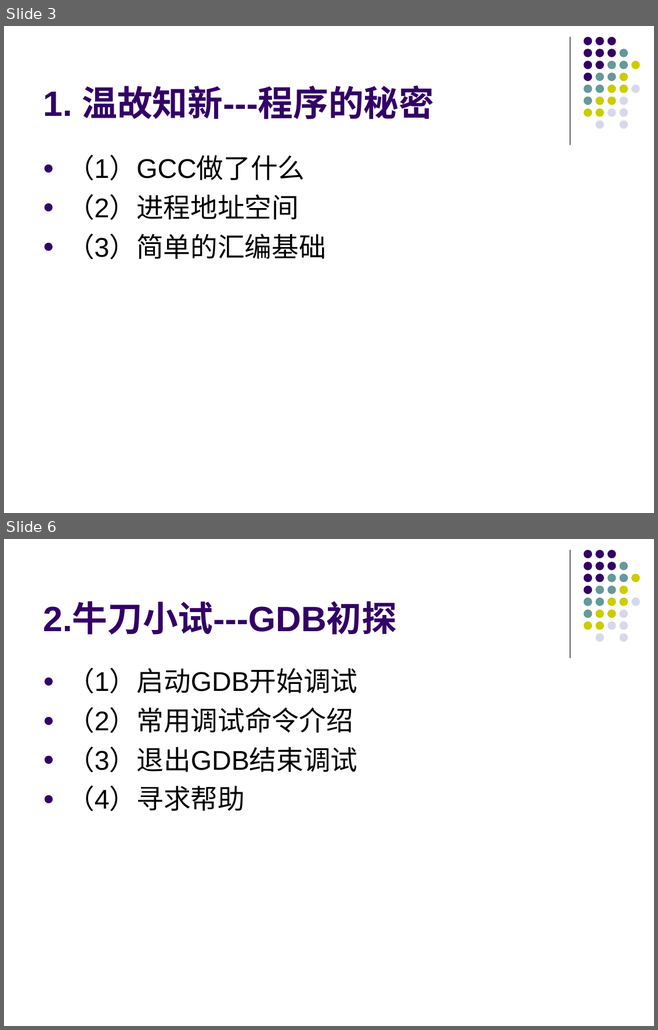
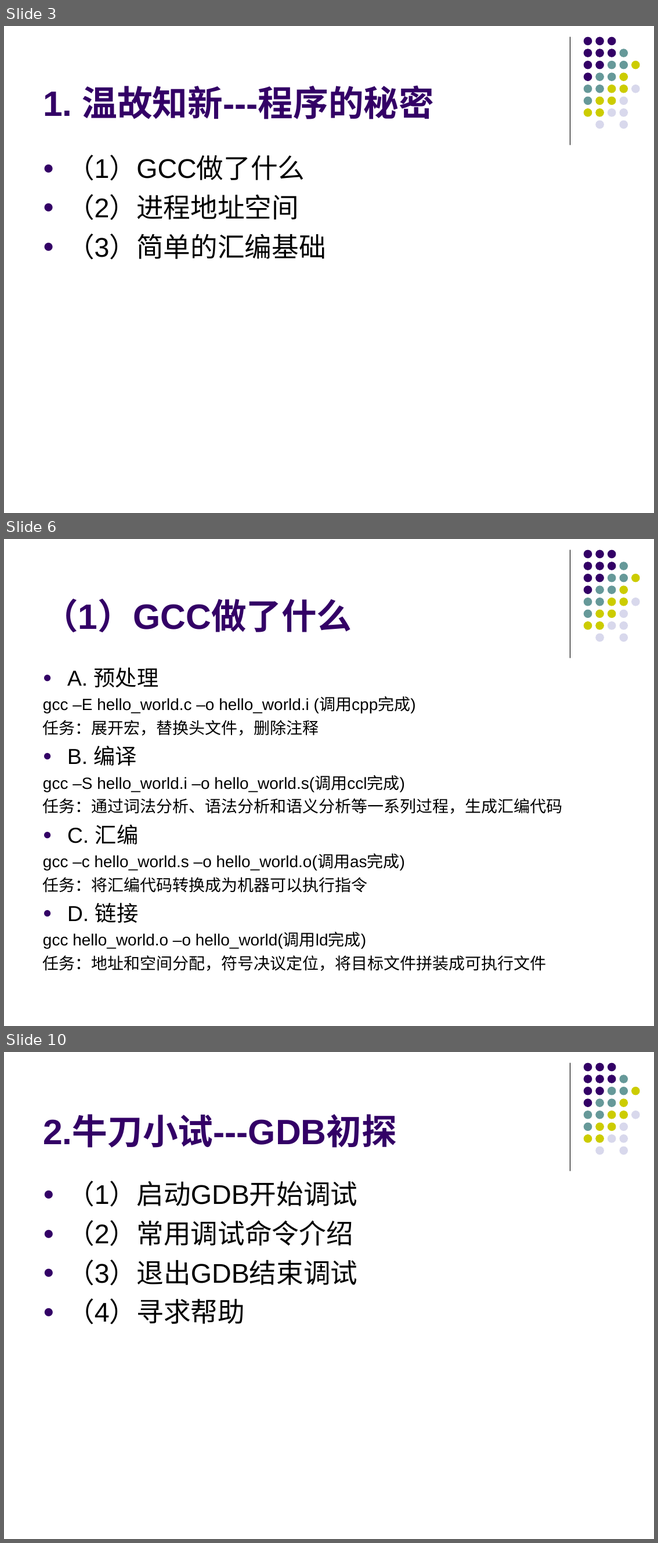
Before and after one commit to KublaikhanGeek/reactor, a slide deck: docs/手把手教你玩转GDB/手把手教你玩转GDB.ppt. Shown one above the other, each under a label of ours: slides 3 and 6 before the commit, slides 3, 6 and 10 after it; the slides between them are not shown. The pictures are 658x1030 and 658x1543 pixels, drawn with LibreOffice and Linux fonts; fonts in the diff are those of the drawing. Boxes give left, top, right and bottom in pixels: in the first picture for what was removed or moved away, otherwise in the second. Text is boxed around its words. In the diff, an @@ line names an element or a change of style, - is before the commit and + after.

```diff
--- a/docs/手把手教你玩转GDB/手把手教你玩转GDB.ppt
+++ b/docs/手把手教你玩转GDB/手把手教你玩转GDB.ppt
@@ slide 6 added at box(4, 539, 654, 1026), background #FFFFFF; not listed: 32 template elements that a slide beside it also shows @@
@@ title added at box(43, 599, 352, 632), 39 pt, text #330066, bold @@
+（1）GCC做了什么
@@ text added at box(43, 667, 563, 971), 18 pt, text #000000 @@
+● A. 预处理
+gcc –E hello_world.c –o hello_world.i (调用cpp完成)
+任务：展开宏，替换头文件，删除注释
+● B. 编译
+gcc –S hello_world.i –o hello_world.s(调用ccl完成)
+任务：通过词法分析、语法分析和语义分析等一系列过程，生成汇编代码
+● C. 汇编
+gcc –c hello_world.s –o hello_world.o(调用as完成)
+任务：将汇编代码转换成为机器可以执行指令
+● D. 链接
+gcc hello_world.o –o hello_world(调用ld完成)
+任务：地址和空间分配，符号决议定位，将目标文件拼装成可执行文件
@@ what was slide 6 is now slide 10 @@
```
Also in this commit, not shown: 10 other slides added, 2 slides removed.
